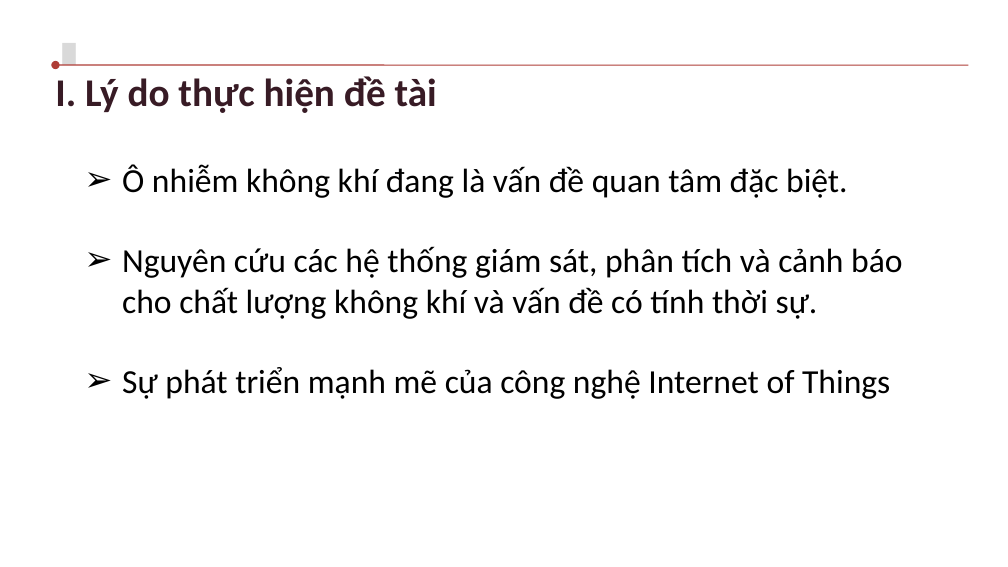
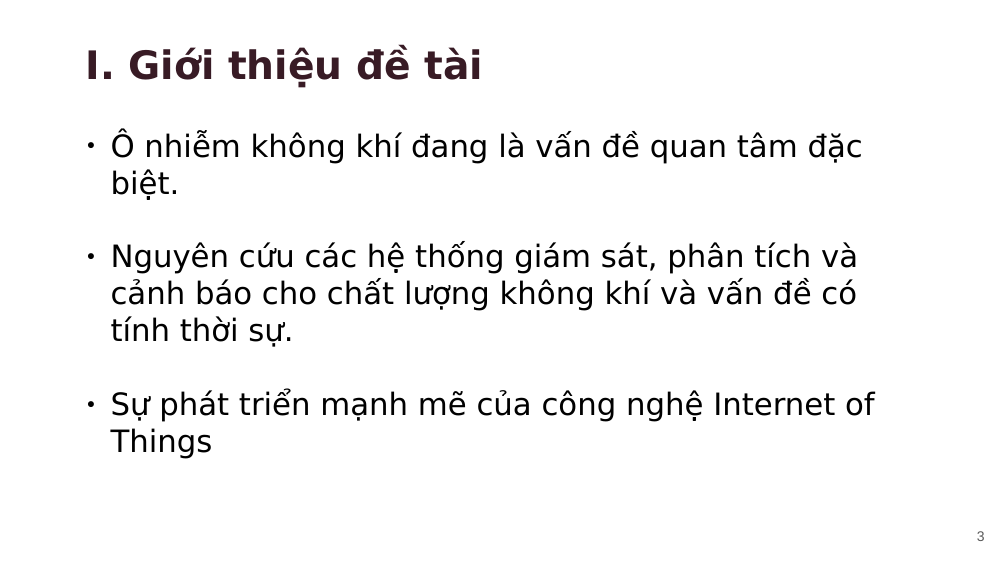
Before and after one commit to huynhnguyenv2/luanvan2019, a slide deck: slide 3 of Presentation.pptx. Drawn at 1008x567 pixels with LibreOffice and Linux fonts; fonts in the diff are those of the drawing; background and template pictures are left out. Boxes give left, top, right and bottom in pixels: in the first picture for what was removed or moved away, otherwise in the second. Text is boxed around its words. In the diff, an @@ line names an element or a change of style, - is before the commit and + after.

```diff
--- a/Presentation.pptx
+++ b/Presentation.pptx
@@ text at (86, 47, 484, 88): text changed; font Calibri to DejaVu Sans @@
-I. Lý do thực hiện đề tài
+I. Giới thiệu đề tài
@@ text removed at (55, 61, 111, 112) @@
-I.
@@ arrow removed from (969, 66) to (55, 65) @@
@@ text "Ô nhiễm không khí đang ...": place and size @@
-text "Ô nhiễm không khí đang ..." at (122, 164, 902, 399)
+text "Ô nhiễm không khí đang ..." at (111, 131, 875, 459)
@@ text "Ô nhiễm không khí đang ..." at (111, 131, 875, 459): size 24 to 22 pt, font Calibri to DejaVu Sans; bullet ➢ to ● @@
@@ page number added at (977, 531, 985, 541), 10 pt, text #595959 @@
+3
```
Also in this commit, not shown: 11 other slides changed, 11 slides added, 9 slides removed, 12 other files.
